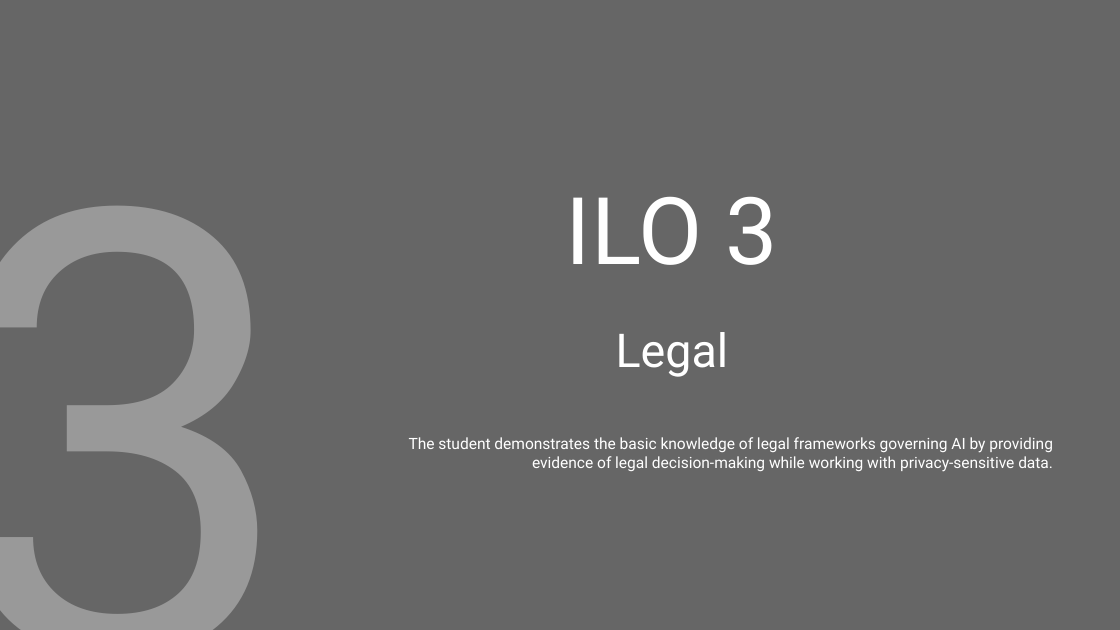
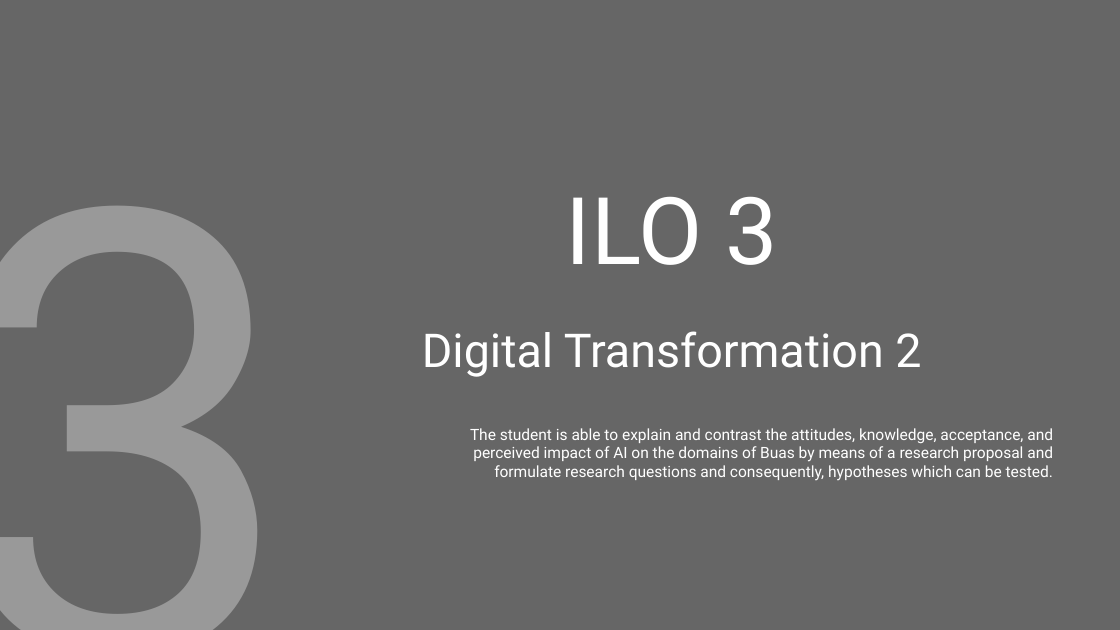
Before and after one commit to PsDragon/ADSAI_FOR_SECOND_YEARS, a slide deck: slide 28 of docs/Year2/BlockA/MS Teams Assignment Template/2022-23-ADS_AI Learning Log Y2A.pptx (slide 31 before the commit). Drawn at 1120x630 pixels with LibreOffice and Linux fonts; fonts in the diff are those of the drawing. Boxes give left, top, right and bottom in pixels: in the first picture for what was removed or moved away, otherwise in the second. Text is boxed around its words. In the diff, an @@ line names an element or a change of style, - is before the commit and + after.

```diff
--- a/docs/Year2/BlockA/MS Teams Assignment Template/2022-23-ADS_AI Learning Log Y2A.pptx
+++ b/docs/Year2/BlockA/MS Teams Assignment Template/2022-23-ADS_AI Learning Log Y2A.pptx
@@ subtitle at box(422, 331, 921, 377): text changed @@
-Legal
+Digital Transformation 2
@@ subtitle at box(470, 428, 1053, 480): text changed @@
-The student demonstrates the basic knowledge of legal frameworks governing AI by providing evidence of legal decision-making while working with privacy-sensitive data.
+The student is able to explain and contrast the attitudes, knowledge, acceptance, and perceived impact of AI on the domains of Buas by means of a research proposal and formulate research questions and consequently, hypotheses which can be tested.
```
Also in this commit, not shown: 12 other slides changed, 4 slides removed, 1 other file.
